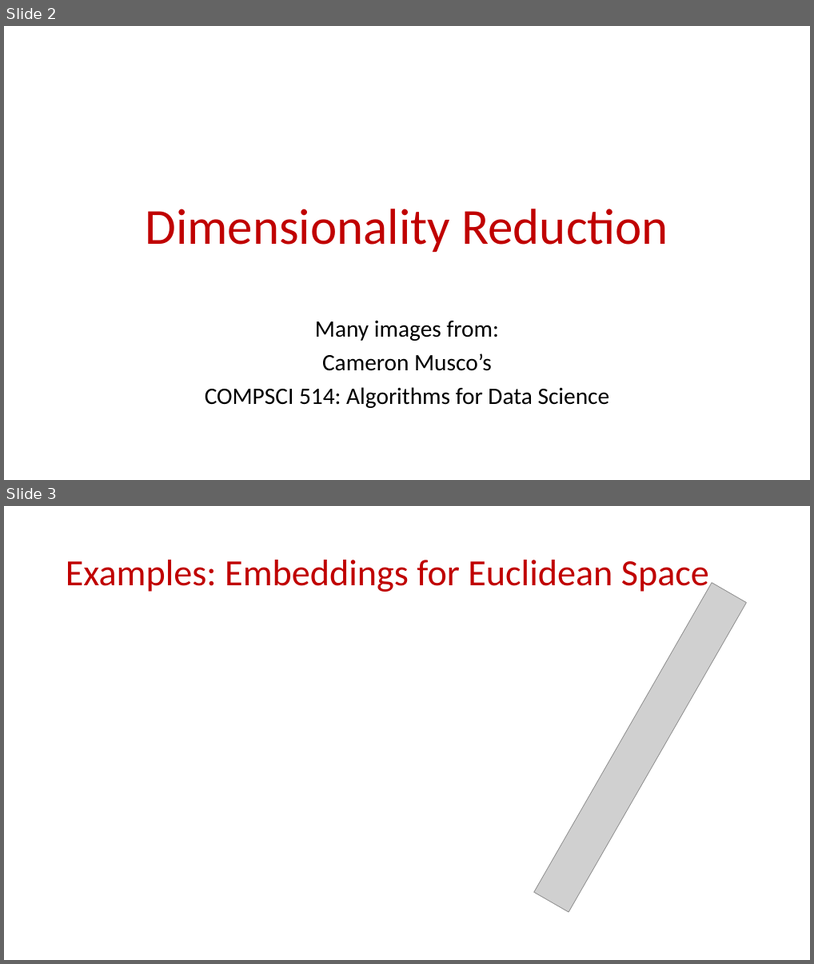
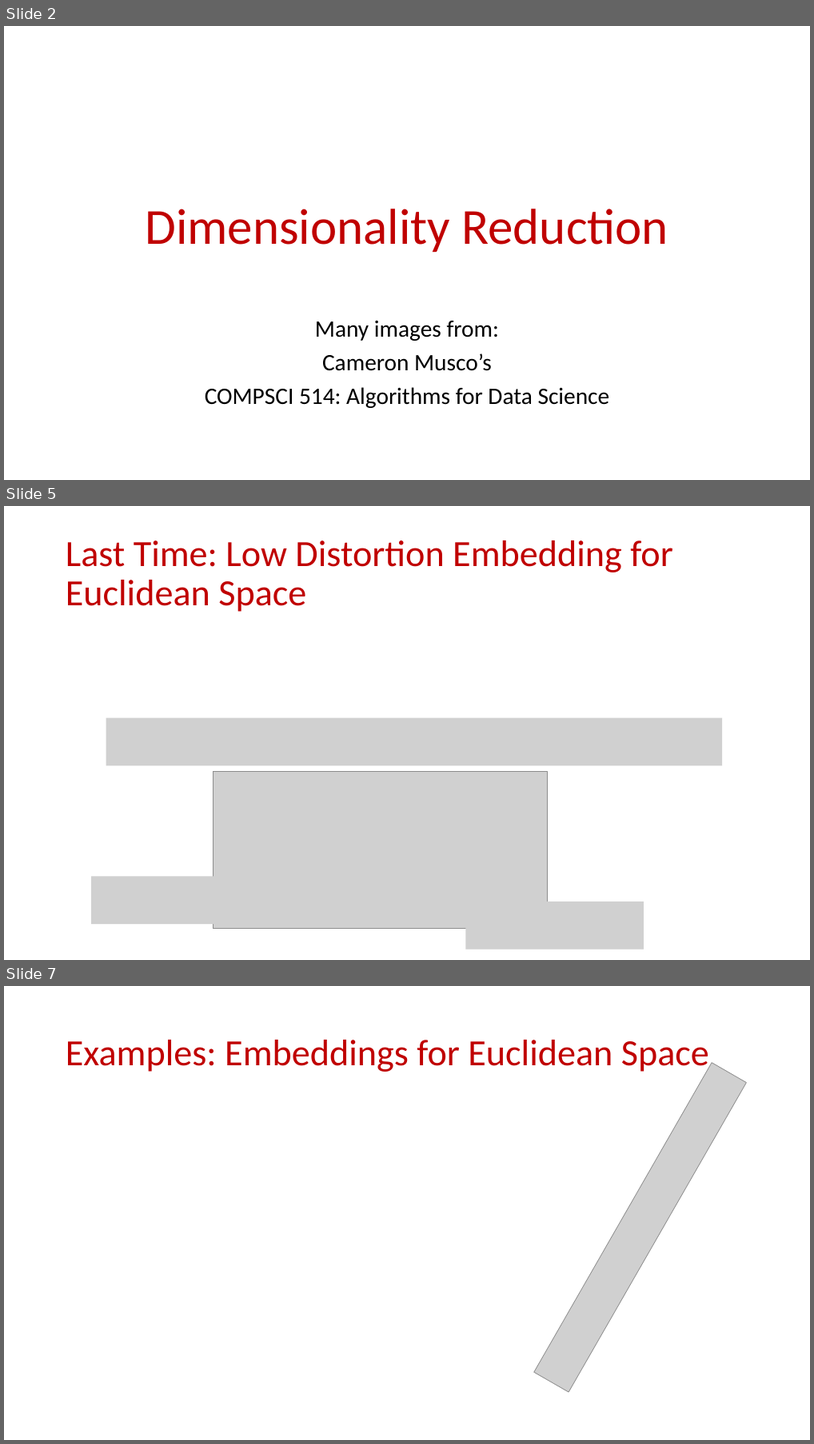
Before and after one commit to samsonzhou/samsonzhou.github.io, a slide deck: CSCE689-23/L8.pptx. Shown one above the other, each under a label of ours: slides 2 and 3 before the commit, slides 2, 5 and 7 after it; the slides between them are not shown. The pictures are 814x964 and 814x1444 pixels, drawn with LibreOffice and Linux fonts; fonts in the diff are those of the drawing; grey boxes stand for pictures. Boxes give left, top, right and bottom in pixels: in the first picture for what was removed or moved away, otherwise in the second. Text is boxed around its words. In the diff, an @@ line names an element or a change of style, - is before the commit and + after.

```diff
--- a/CSCE689-23/L8.pptx
+++ b/CSCE689-23/L8.pptx
@@ slide 5 added at (4,506,810,960), background #FFFFFF @@
@@ title added at (66,540,674,612), 44 pt, text #C00000 @@
+Last Time: Low Distortion Embedding for Euclidean Space
@@ picture added at (106,718,722,765) @@
@@ picture added at (214,772,548,928) @@
@@ picture added at (91,876,239,924) @@
@@ picture added at (466,901,644,949) @@
@@ what was slide 3 is now slide 7 @@
```
Also in this commit, not shown: 3 other slides added, 1 other file.
